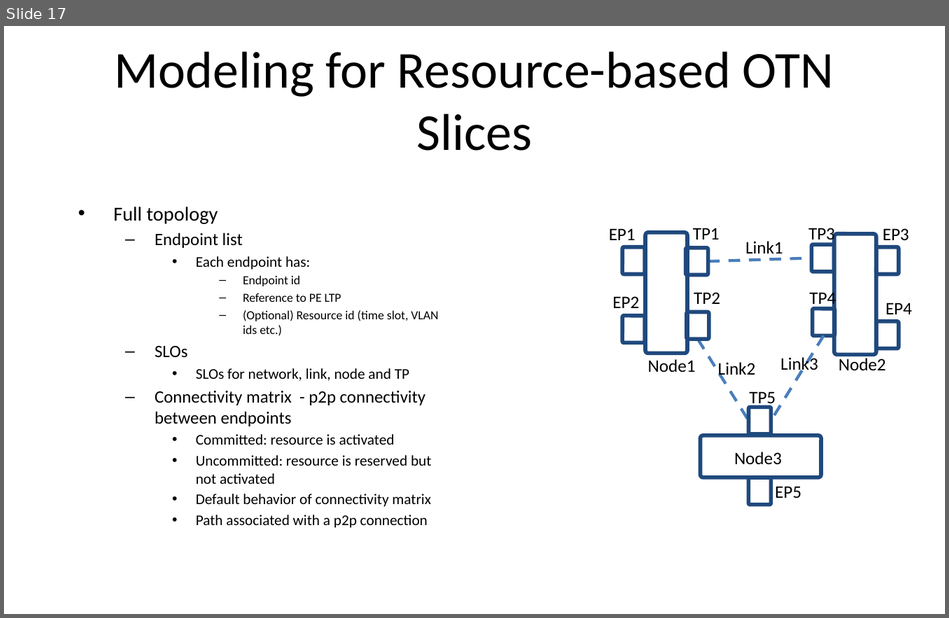
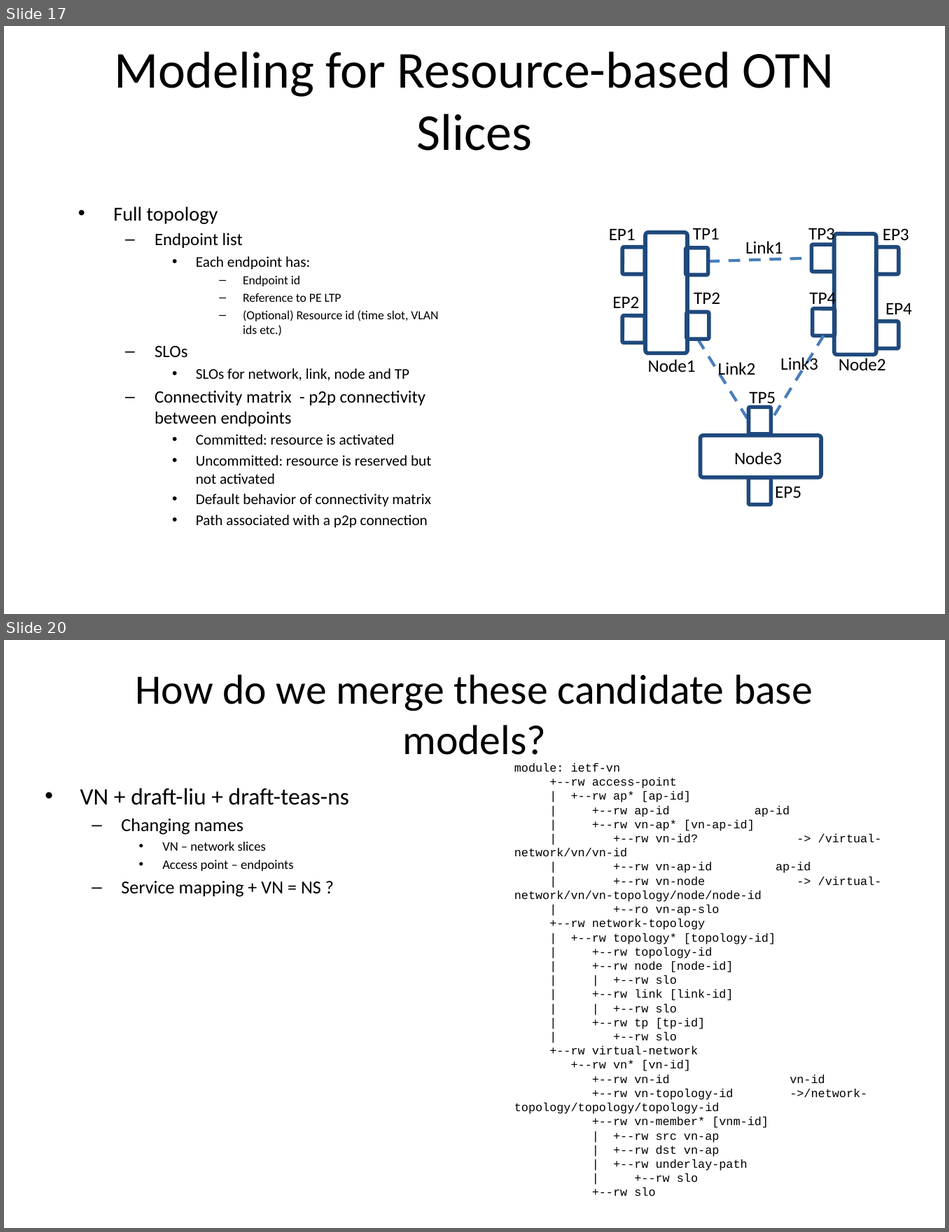
Before and after one commit to aguoietf/ietf-ccamp-yang-otn-slicing, a slide deck: Meeting Materials/otn slicing discussion slides.pptx. Shown one above the other, each under a label of ours: slide 17 before the commit, slides 17 and 20 after it; the slides between them are not shown. The pictures are 949x618 and 949x1232 pixels, drawn with LibreOffice and Linux fonts; fonts in the diff are those of the drawing. Boxes give left, top, right and bottom in pixels: in the first picture for what was removed or moved away, otherwise in the second. Text is boxed around its words. In the diff, an @@ line names an element or a change of style, - is before the commit and + after.

```diff
--- a/Meeting Materials/otn slicing discussion slides.pptx
+++ b/Meeting Materials/otn slicing discussion slides.pptx
@@ slide 20 added at box(4, 640, 945, 1228), background #FFFFFF @@
@@ title added at box(136, 674, 812, 765), 32 pt, text #000000 @@
+How do we merge these candidate base models?
@@ text added at box(514, 762, 882, 1196), 9 pt, text #000000 @@
+module: ietf-vn
++--rw access-point
+| +--rw ap* [ap-id]
+| +--rw ap-id ap-id
+| +--rw vn-ap* [vn-ap-id]
+| +--rw vn-id? -> /virtual-network/vn/vn-id
+| +--rw vn-ap-id ap-id
+| +--rw vn-node -> /virtual-network/vn/vn-topology/node/node-id
+| +--ro vn-ap-slo
++--rw network-topology
+| +--rw topology* [topology-id]
+| +--rw topology-id
+| +--rw node [node-id]
+| | +--rw slo
+| +--rw link [link-id]
+| | +--rw slo
+| +--rw tp [tp-id]
+| +--rw slo
++--rw virtual-network
++--rw vn* [vn-id]
++--rw vn-id vn-id
++--rw vn-topology-id ->/network-topology/topology/topology-id
++--rw vn-member* [vnm-id]
+| +--rw src vn-ap
+| +--rw dst vn-ap
+| +--rw underlay-path
+| +--rw slo
++--rw slo
@@ text added at box(80, 788, 349, 897), 10 pt, text #000000 @@
+• VN + draft-liu + draft-teas-ns
+  – Changing names
+    • VN – network slices
+    • Access point – endpoints
+  – Service mapping + VN = NS ?
```
Also in this commit, not shown: 5 other slides added.
